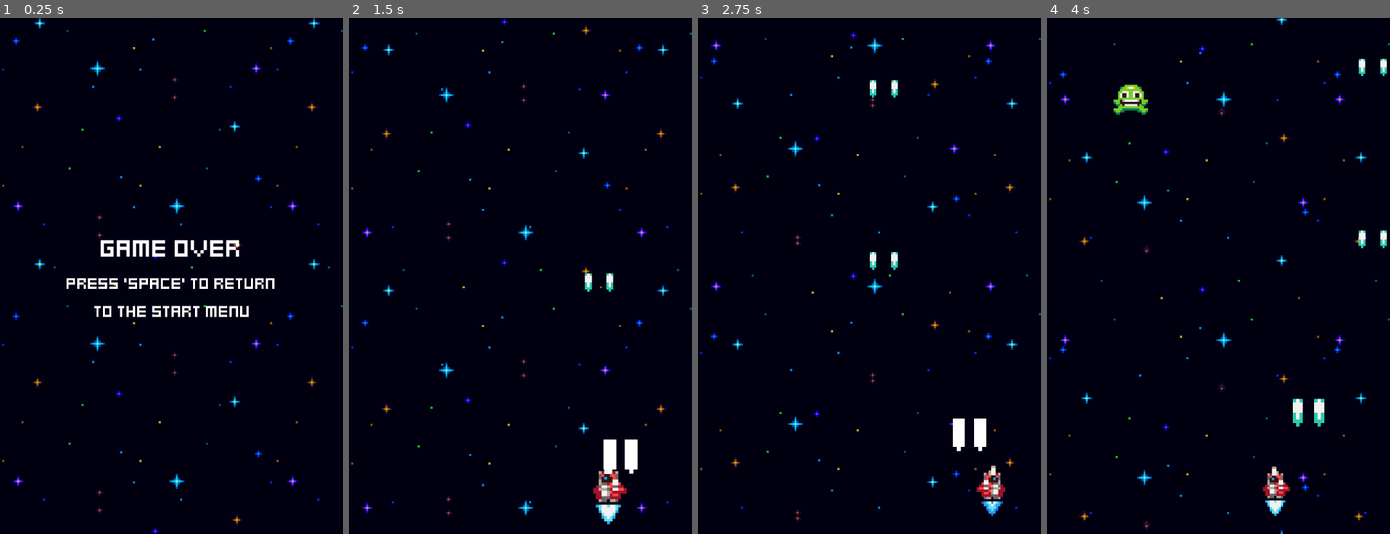
Above: before the commit, frames 1-4 (left to right).
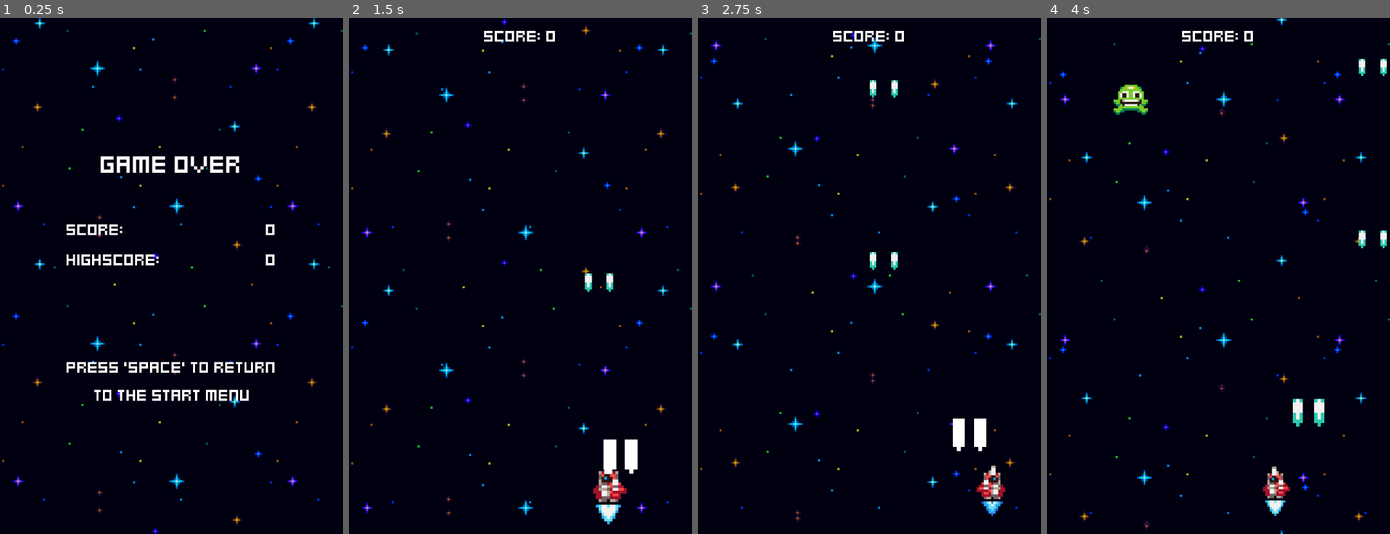
Above: after the commit, the same moments.

Repository: najamsk/godotTutorial_spaceShooter
Game: Godot game, scene res://menus/game_over.tscn
Two runs of this game, one before a commit and one after it. Both use one fixed random seed, a clock stepped at 60 frames per second and the inputs below. This scene is started directly instead of the project's main scene.
Inputs:
- Up to frame 1 (0.25 s): no input
- Up to frame 2 (1.5 s): tap Space at 0.5 s; hold Right (ui_right) 0.53-1.28 s; tap Enter (ui_accept) at 0.6, 0.77, 1.07, 1.35 s; hold Left (ui_left) from 1.28 s (still down)
- Up to frame 3 (2.75 s): tap Enter (ui_accept) at 1.52, 1.82, 2.1 s; release Left (ui_left) at 2.03 s; hold Right (ui_right) from 2.03 s (still down)
- Up to frame 4 (4 s): tap Enter (ui_accept) at 2.85, 3.02, 3.32, 3.6, 3.77 s; release Right (ui_right) at 3.53 s; hold Left (ui_left) from 3.53 s (still down)

The runs differ from the first frame. In frame 1, 4.5% of the frame differs, in the area x 19-81%, y 26-75%; in frame 2, 0.2%; in frame 3, 0.2%; in frame 4, 0.2%.

Commit message:
score and high score stored as globals so different scenes can have accurate values

Diff:
--- a/components/score_component.gd
+++ b/components/score_component.gd
@@ -1,5 +1,6 @@
 # Give the component a class name so it can be instanced as a custom node
 class_name ScoreComponent
+
 extends Node
 
 # Export the game stats so we can manipulate the game score
--- a/enemies/enemy.gd
+++ b/enemies/enemy.gd
@@ -10,10 +10,14 @@
 @onready var hurtbox_component: HurtboxComponent = $HurtboxComponent
 @onready var hitbox_component: HitboxComponent = $HitboxComponent
 @onready var destroyed_component: DestroyedComponent = $DestroyedComponent
+@onready var score_component: ScoreComponent = $ScoreComponent
 
 
 # Called when the node enters the scene tree for the first time.
 func _ready() -> void:
+	stats_component.no_health.connect(func():
+		score_component.	adjust_score()
+	)
 	visible_on_screen_notifier_2d.screen_exited.connect(queue_free)
 	hurtbox_component.hurt.connect(func(hitbox_component: HitboxComponent):
 		scale_component.tween_scale()
--- a/enemies/enemy.tscn
+++ b/enemies/enemy.tscn
@@ -12,6 +12,8 @@
 [ext_resource type="Script" uid="uid://cpbm3in1nk6bt" path="res://components/spawner_component.gd" id="10_ccbdt"]
 [ext_resource type="PackedScene" uid="uid://cqbd5tbffwa1m" path="res://effects/explosion_effect.tscn" id="11_mgey2"]
 [ext_resource type="Script" uid="uid://1t2gplgsoh4i" path="res://components/destroyed_component.gd" id="12_cjbay"]
+[ext_resource type="Script" uid="uid://bx4ixtkunrdji" path="res://components/score_component.gd" id="13_mgey2"]
+[ext_resource type="Resource" uid="uid://0bpsy03024ca" path="res://game_stats.tres" id="14_cjbay"]
 
 [node name="Enemy" type="Node2D"]
 script = ExtResource("1_3t1x0")
@@ -72,3 +74,8 @@
 stats_component = NodePath("../StatsComponent")
 destroy_effect_spawner_component = NodePath("../SpawnerComponent")
 metadata/_custom_type_script = "uid://1t2gplgsoh4i"
+
+[node name="ScoreComponent" type="Node" parent="."]
+script = ExtResource("13_mgey2")
+game_stats = ExtResource("14_cjbay")
+metadata/_custom_type_script = "uid://bx4ixtkunrdji"
--- /dev/null
+++ b/game_stats.gd
@@ -0,0 +1,13 @@
+
+class_name GameStats
+
+extends Resource
+
+@export var score: int = 0 :
+	set(value):
+		score = value
+		score_changed.emit(score)
+
+@export var high_Score: int = 0
+
+signal score_changed(new_Score)
--- /dev/null
+++ b/game_stats.tres
@@ -0,0 +1,9 @@
+[gd_resource type="Resource" script_class="GameStats" load_steps=2 format=3 uid="uid://0bpsy03024ca"]
+
+[ext_resource type="Script" uid="uid://k4iy3rtarew5" path="res://game_stats.gd" id="1_h0o64"]
+
+[resource]
+script = ExtResource("1_h0o64")
+score = 0
+high_Score = 0
+metadata/_custom_type_script = "uid://k4iy3rtarew5"
--- a/menus/game_over.gd
+++ b/menus/game_over.gd
@@ -1,9 +1,17 @@
 extends Control
 
+@export var game_stats: GameStats
+@onready var score_value_label: Label = %ScoreValueLabel
+@onready var high_score_value_label: Label = %HighScoreValueLabel
 
-
+func _ready() -> void:
+	if game_stats.score > game_stats.high_Score:
+		game_stats.high_Score = game_stats.score
+	score_value_label.text = str(game_stats.score)
+	high_score_value_label.text = str(game_stats.high_Score)
 
 # Called every frame. 'delta' is the elapsed time since the previous frame.
 func _process(delta: float) -> void:
 	if Input.is_action_just_pressed("ui_accept"):
+		game_stats.score = 0
 		get_tree().change_scene_to_file("res://menus/menu.tscn")
--- a/menus/game_over.tscn
+++ b/menus/game_over.tscn
@@ -1,7 +1,8 @@
-[gd_scene load_steps=5 format=3 uid="uid://dlu5qg8qwu2op"]
+[gd_scene load_steps=6 format=3 uid="uid://dlu5qg8qwu2op"]
 
 [ext_resource type="Script" uid="uid://c67k5mum6mguf" path="res://menus/game_over.gd" id="1_hl86a"]
 [ext_resource type="PackedScene" uid="uid://c4fe04s57tqep" path="res://effects/space_background.tscn" id="1_v8xbx"]
+[ext_resource type="Resource" uid="uid://0bpsy03024ca" path="res://game_stats.tres" id="2_a6cs8"]
 [ext_resource type="LabelSettings" uid="uid://bkhcj5q1n26iq" path="res://fonts/title_label_settings.tres" id="3_a6cs8"]
 [ext_resource type="LabelSettings" uid="uid://vt27m5g14yqb" path="res://fonts/default_label_settings.tres" id="4_kwtkc"]
 
@@ -13,6 +14,7 @@
 grow_horizontal = 2
 grow_vertical = 2
 script = ExtResource("1_hl86a")
+game_stats = ExtResource("2_a6cs8")
 
 [node name="SpaceBackground" parent="." instance=ExtResource("1_v8xbx")]
 
@@ -33,6 +35,44 @@
 label_settings = ExtResource("3_a6cs8")
 horizontal_alignment = 1
 
+[node name="space2" type="Control" parent="CenterContainer/VBoxContainer"]
+custom_minimum_size = Vector2(0, 10)
+layout_mode = 2
+
+[node name="ScoreHBoxContainer" type="HBoxContainer" parent="CenterContainer/VBoxContainer"]
+layout_mode = 2
+
+[node name="ScoreLabel" type="Label" parent="CenterContainer/VBoxContainer/ScoreHBoxContainer"]
+layout_mode = 2
+size_flags_horizontal = 3
+text = "Score:"
+label_settings = ExtResource("4_kwtkc")
+
+[node name="ScoreValueLabel" type="Label" parent="CenterContainer/VBoxContainer/ScoreHBoxContainer"]
+unique_name_in_owner = true
+layout_mode = 2
+text = "0"
+label_settings = ExtResource("4_kwtkc")
+
+[node name="HighScoreHBoxContainer" type="HBoxContainer" parent="CenterContainer/VBoxContainer"]
+layout_mode = 2
+
+[node name="HighScoreLabel" type="Label" parent="CenterContainer/VBoxContainer/HighScoreHBoxContainer"]
+layout_mode = 2
+size_flags_horizontal = 3
+text = "HighScore:"
+label_settings = ExtResource("4_kwtkc")
+
+[node name="HighScoreValueLabel" type="Label" parent="CenterContainer/VBoxContainer/HighScoreHBoxContainer"]
+unique_name_in_owner = true
+layout_mode = 2
+text = "0"
+label_settings = ExtResource("4_kwtkc")
+
+[node name="space" type="Control" parent="CenterContainer/VBoxContainer"]
+custom_minimum_size = Vector2(0, 32)
+layout_mode = 2
+
 [node name="MenuLabel" type="Label" parent="CenterContainer/VBoxContainer"]
 layout_mode = 2
 size_flags_horizontal = 4
--- a/project.godot
+++ b/project.godot
@@ -15,6 +15,10 @@
 config/features=PackedStringArray("4.4", "Forward Plus")
 config/icon="res://icon.svg"
 
+[autoload]
+
+ResourceStash="*res://resource_stash.gd"
+
 [display]
 
 window/size/viewport_width=160
--- /dev/null
+++ b/resource_stash.gd
@@ -0,0 +1,4 @@
+extends Node
+
+
+var game_stats: GameStats = load("res://game_stats.tres")
--- a/world.gd
+++ b/world.gd
@@ -1,10 +1,17 @@
 extends Node2D
+@export var game_stats: GameStats
 
 @onready var ship: Node2D = $Ship
+@onready var score_label: Label = $ScoreLabel
 
 # Called when the node enters the scene tree for the first time.
 func _ready() -> void:
+	update_score_label(game_stats.score)
+	game_stats.score_changed.connect(update_score_label)
 	ship.tree_exiting.connect(func():
 		await get_tree()	.create_timer(1.0).timeout
 		get_tree().change_scene_to_file("res://menus/game_over.tscn")
 	)
+
+func update_score_label(new_score: int) -> void:
+	score_label.text = "Score: " + str(new_score)
--- a/world.tscn
+++ b/world.tscn
@@ -1,12 +1,15 @@
-[gd_scene load_steps=5 format=3 uid="uid://xdn4e3rubidd"]
+[gd_scene load_steps=7 format=3 uid="uid://xdn4e3rubidd"]
 
 [ext_resource type="Script" uid="uid://cw30pc8mi51ai" path="res://world.gd" id="1_aqk2v"]
 [ext_resource type="PackedScene" uid="uid://cryblcu5mcsjr" path="res://player_ship/ship.tscn" id="1_f3sb7"]
+[ext_resource type="Resource" uid="uid://0bpsy03024ca" path="res://game_stats.tres" id="2_dwbse"]
 [ext_resource type="PackedScene" uid="uid://c4fe04s57tqep" path="res://effects/space_background.tscn" id="2_fj7yv"]
 [ext_resource type="PackedScene" uid="uid://crgp7u7rfrqpt" path="res://enemies/enemy_generator.tscn" id="3_tlwt5"]
+[ext_resource type="LabelSettings" uid="uid://vt27m5g14yqb" path="res://fonts/default_label_settings.tres" id="5_036b0"]
 
 [node name="World" type="Node2D"]
 script = ExtResource("1_aqk2v")
+game_stats = ExtResource("2_dwbse")
 
 [node name="Ship" parent="." instance=ExtResource("1_f3sb7")]
 position = Vector2(80, 216)
@@ -14,3 +17,11 @@
 [node name="SpaceBackground" parent="." instance=ExtResource("2_fj7yv")]
 
 [node name="EnemyGenerator" parent="." instance=ExtResource("3_tlwt5")]
+
+[node name="ScoreLabel" type="Label" parent="."]
+offset_right = 160.0
+offset_bottom = 16.0
+text = "SCORE"
+label_settings = ExtResource("5_036b0")
+horizontal_alignment = 1
+vertical_alignment = 1
Not shown: 1 places in enemies/enemy.tscn that only renumber resources
Not shown, added: game_stats.gd.uid
Not shown, added: resource_stash.gd.uid
